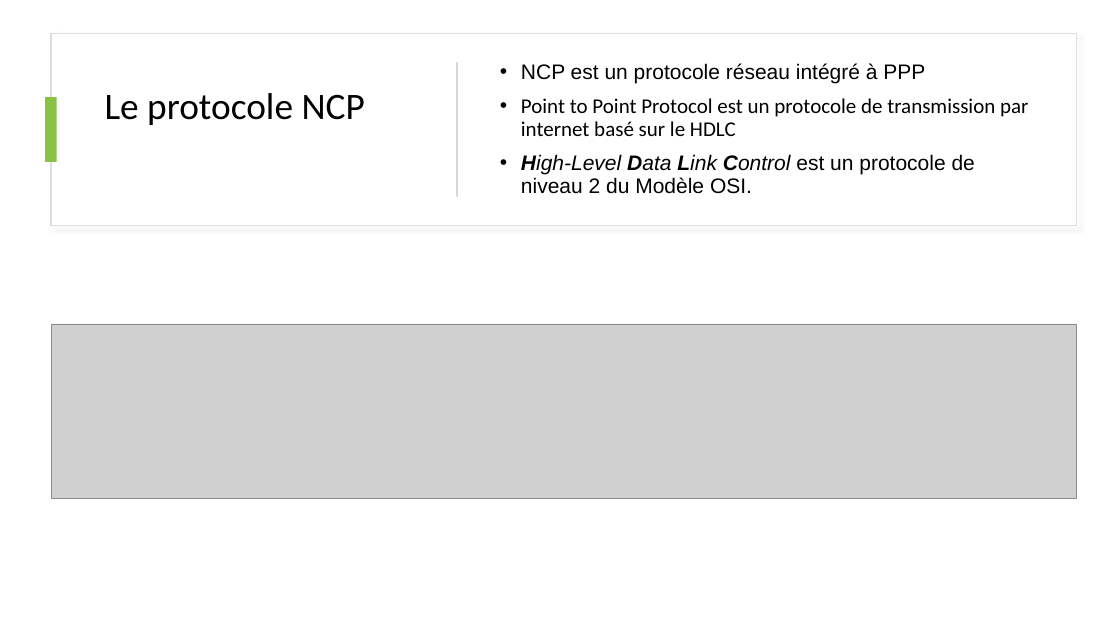
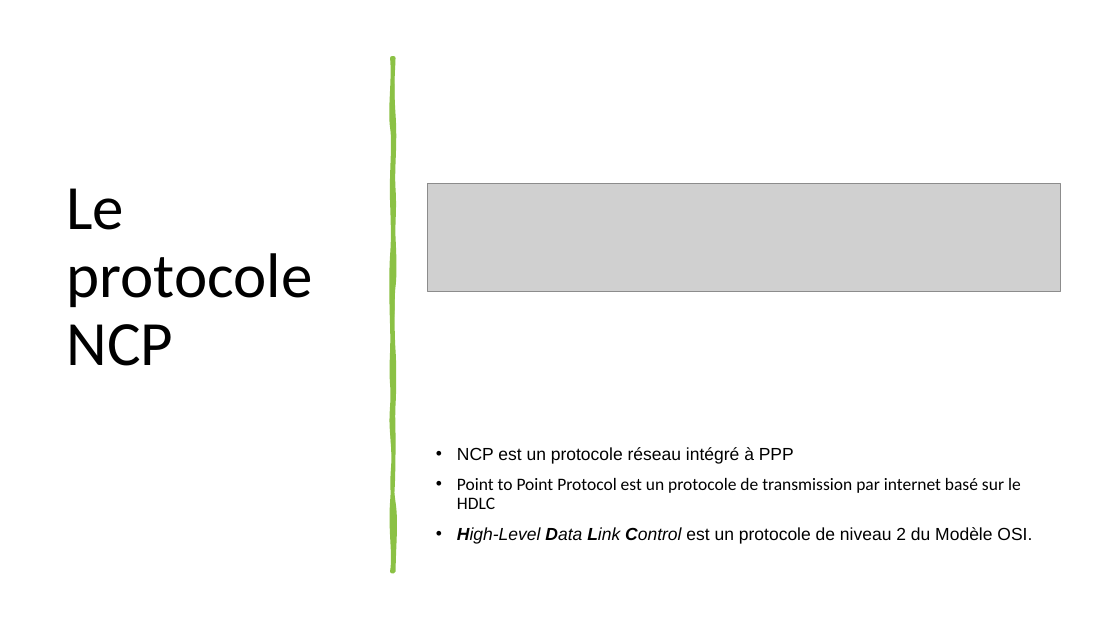
Before and after one commit to YannVerd/Expo_groupe, a slide deck: slide 11 of Expose_ARPAnet.pptx. Drawn at 1120x630 pixels with LibreOffice and Linux fonts; fonts in the diff are those of the drawing; grey boxes stand for pictures. Boxes give left, top, right and bottom in pixels: in the first picture for what was removed or moved away, otherwise in the second. Text is boxed around its words. In the diff, an @@ line names an element or a change of style, - is before the commit and + after.

```diff
--- a/Expose_ARPAnet.pptx
+++ b/Expose_ARPAnet.pptx
@@ rectangle removed at (x1=51, y1=34, x2=1077, y2=225) @@
@@ title "Le protocole NCP" moved from (x1=105, y1=93, x2=365, y2=125) to (x1=66, y1=188, x2=312, y2=366) @@
@@ title "Le protocole NCP" at (x1=66, y1=188, x2=312, y2=366): size 32 to 54 pt @@
@@ freeform shape added at (x1=392, y1=58, x2=394, y2=571), fill #8BC145, outline #8BC145 3.25 pt @@
@@ rectangle removed at (x1=456, y1=62, x2=458, y2=197) @@
@@ rectangle removed at (x1=45, y1=97, x2=57, y2=162) @@
@@ picture resized from (x1=51, y1=324, x2=1077, y2=499) to (x1=428, y1=184, x2=1061, y2=292) @@
@@ text "NCP est un protocole réseau ..." moved from (x1=521, y1=63, x2=1028, y2=194) to (x1=457, y1=447, x2=1032, y2=544) @@
@@ text "NCP est un protocole réseau ..." at (x1=457, y1=447, x2=1032, y2=544): size 18 to 15 pt; vertical alignment middle to top @@
```
Also in this commit, not shown: 6 other slides changed, 1 slide added, 1 slide removed, 1 other file.
